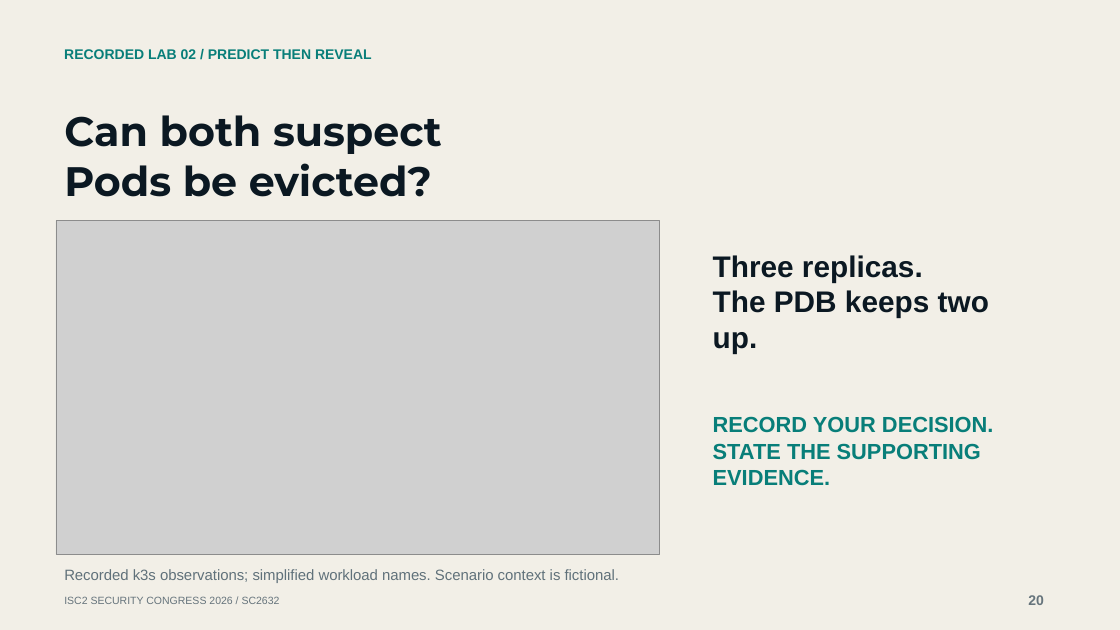
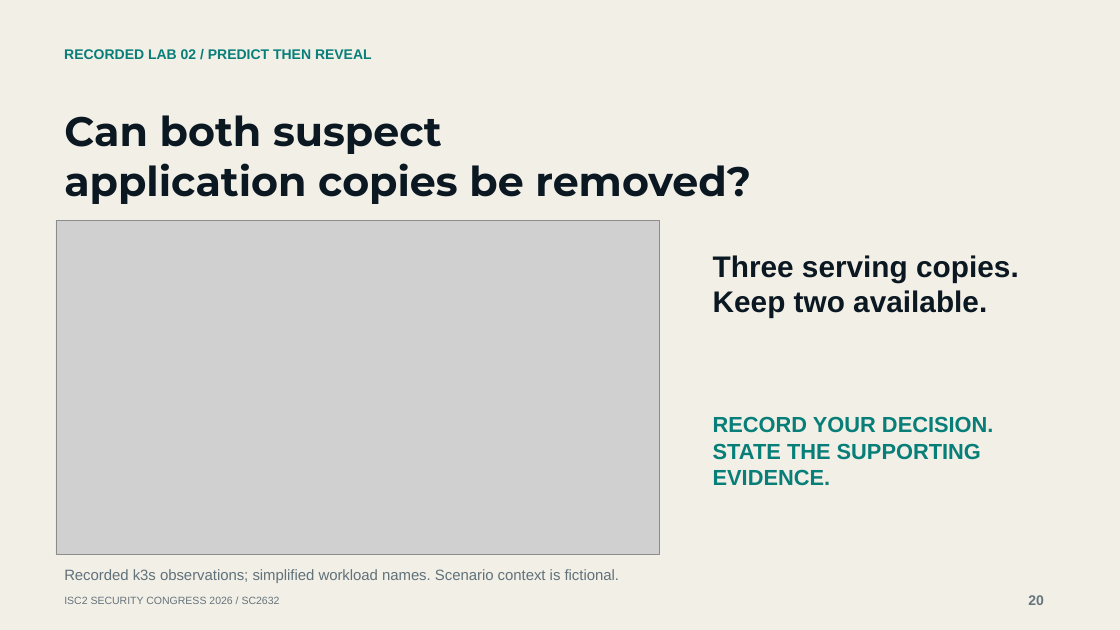
Before and after one commit to mgunjan/sc2632-tabletop, a slide deck: slide 20 of submission/2026-10-13/SC2632-session-four-cases.pptx. Drawn at 1120x630 pixels with LibreOffice and Linux fonts; fonts in the diff are those of the drawing; grey boxes stand for pictures. Boxes give left, top, right and bottom in pixels: in the first picture for what was removed or moved away, otherwise in the second. Text is boxed around its words. In the diff, an @@ line names an element or a change of style, - is before the commit and + after.

```diff
--- a/submission/2026-10-13/SC2632-session-four-cases.pptx
+++ b/submission/2026-10-13/SC2632-session-four-cases.pptx
@@ text at box(64, 163, 751, 204): text changed @@
-Pods be evicted?
+application copies be removed?
@@ text at box(713, 255, 1019, 318): text changed @@
-Three replicas.
-The PDB keeps two up.
+Three serving copies.
+Keep two available.
```
Also in this commit, not shown: 6 other slides changed, 13 other files.
